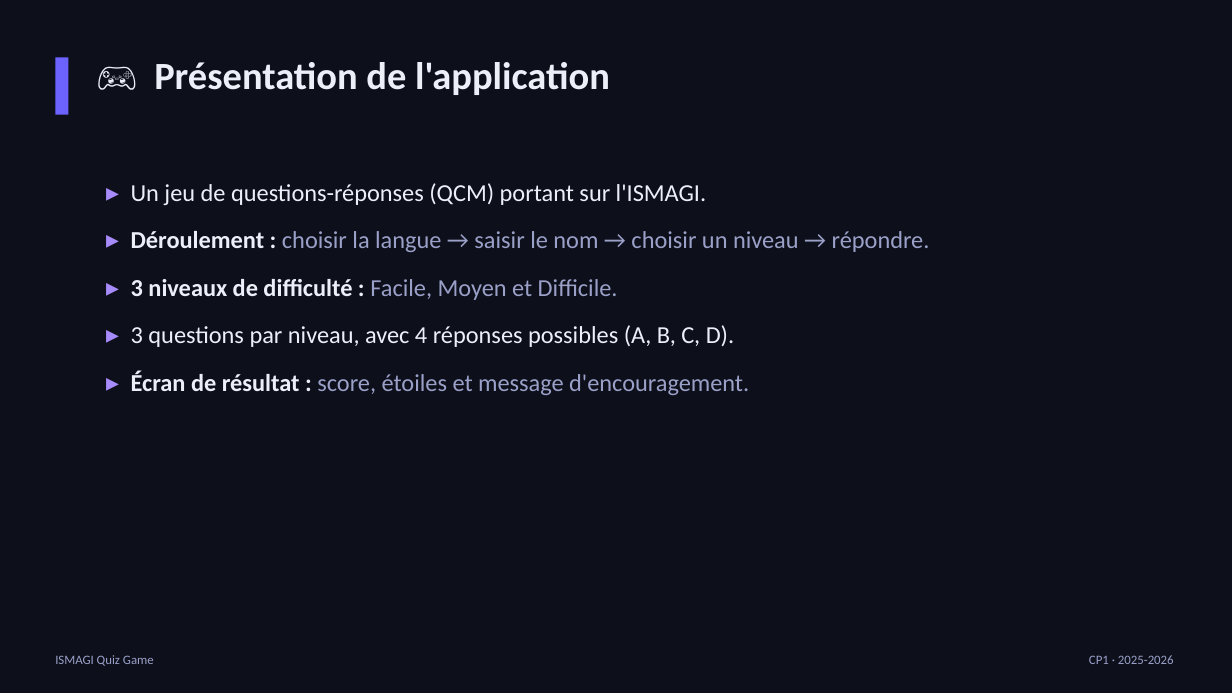
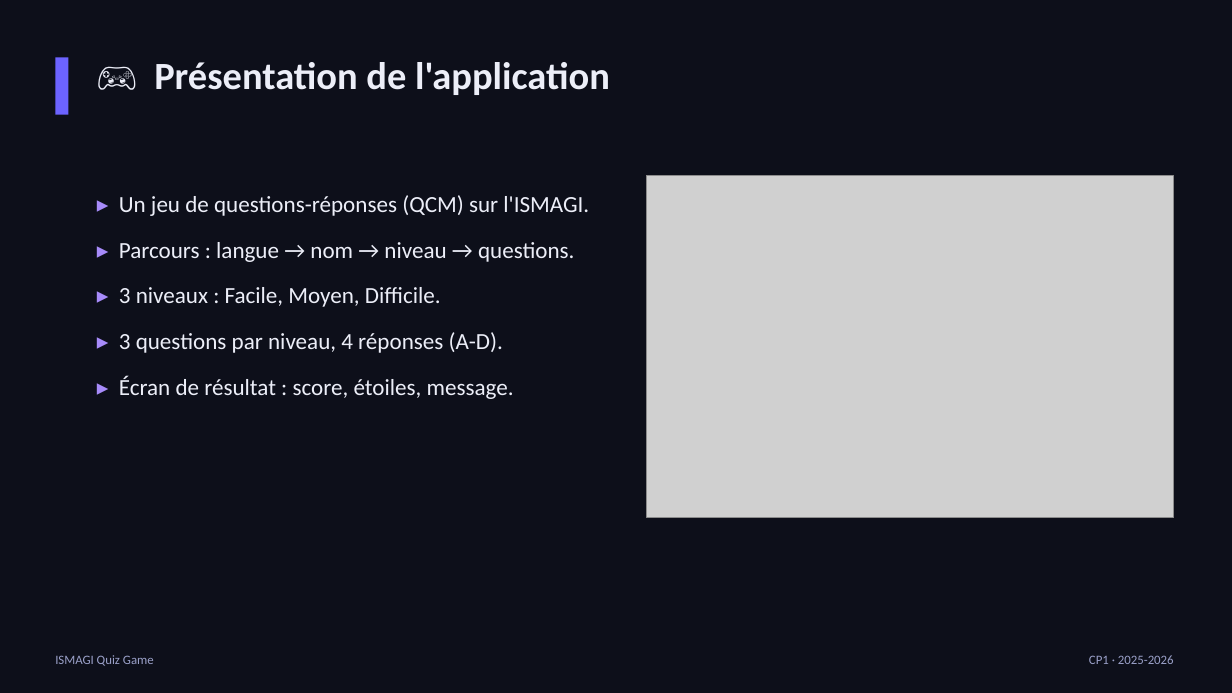
Before and after one commit to achraf1950sadaoui-dot/webcite-create, a slide deck: slide 5 of quiz-game/Presentation_ISMAGI_Quiz_Game.pptx. Drawn at 1232x693 pixels with LibreOffice and Linux fonts; fonts in the diff are those of the drawing; grey boxes stand for pictures. Boxes give left, top, right and bottom in pixels: in the first picture for what was removed or moved away, otherwise in the second. Text is boxed around its words. In the diff, an @@ line names an element or a change of style, - is before the commit and + after.

```diff
--- a/quiz-game/Presentation_ISMAGI_Quiz_Game.pptx
+++ b/quiz-game/Presentation_ISMAGI_Quiz_Game.pptx
@@ picture added at box(647, 176, 1174, 518) @@
@@ text at box(119, 195, 589, 399): text changed; size 19 to 18 pt @@
-▸ Un jeu de questions-réponses (QCM) portant sur l'ISMAGI.
-▸ Déroulement : choisir la langue → saisir le nom → choisir un niveau → répondre.
-▸ 3 niveaux de difficulté : Facile, Moyen et Difficile.
-▸ 3 questions par niveau, avec 4 réponses possibles (A, B, C, D).
-▸ Écran de résultat : score, étoiles et message d'encouragement.
+▸ Un jeu de questions-réponses (QCM) sur l'ISMAGI.
+▸ Parcours : langue → nom → niveau → questions.
+▸ 3 niveaux : Facile, Moyen, Difficile.
+▸ 3 questions par niveau, 4 réponses (A-D).
+▸ Écran de résultat : score, étoiles, message.
```
Also in this commit, not shown: 11 other slides changed, 4 other files.
